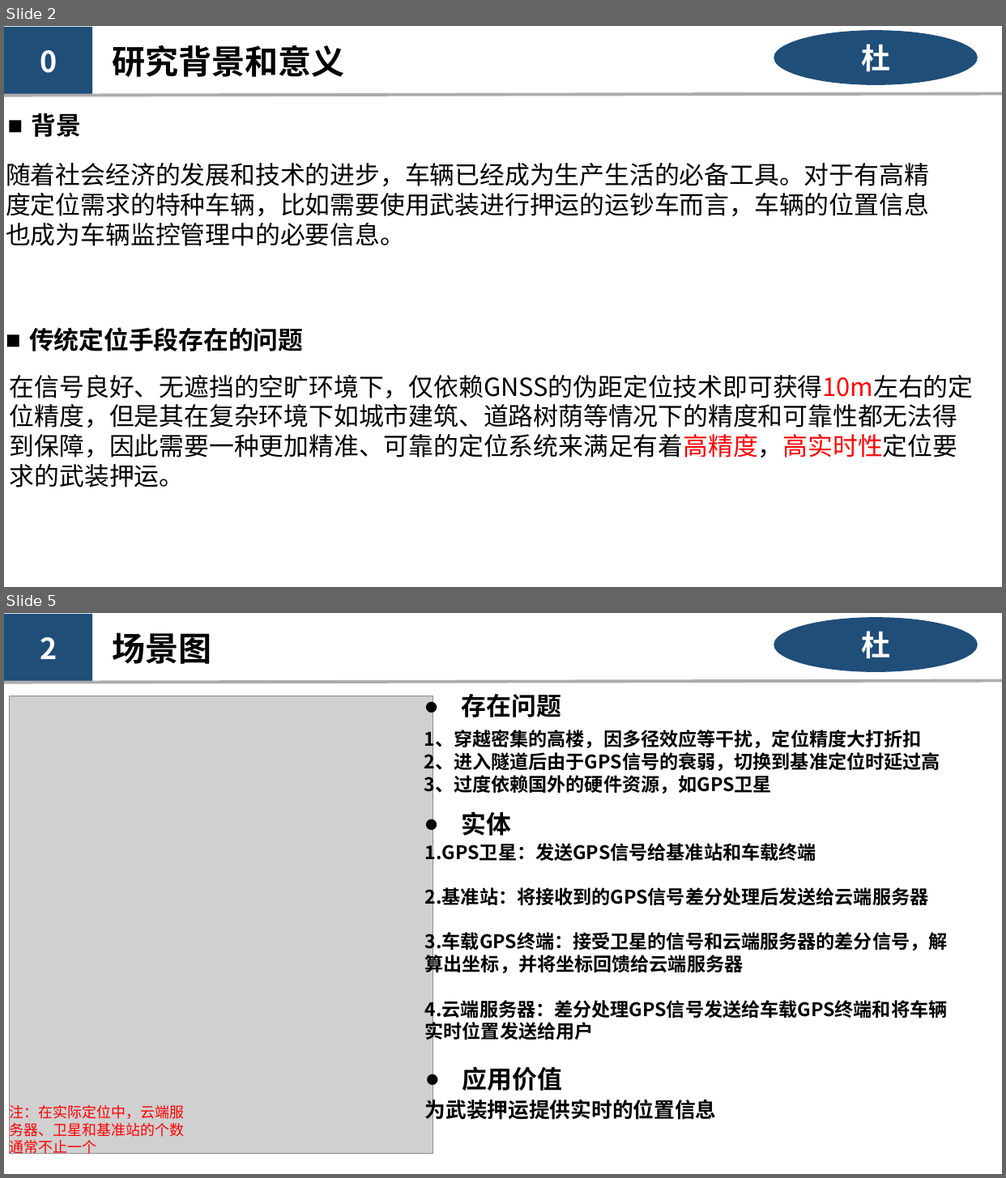
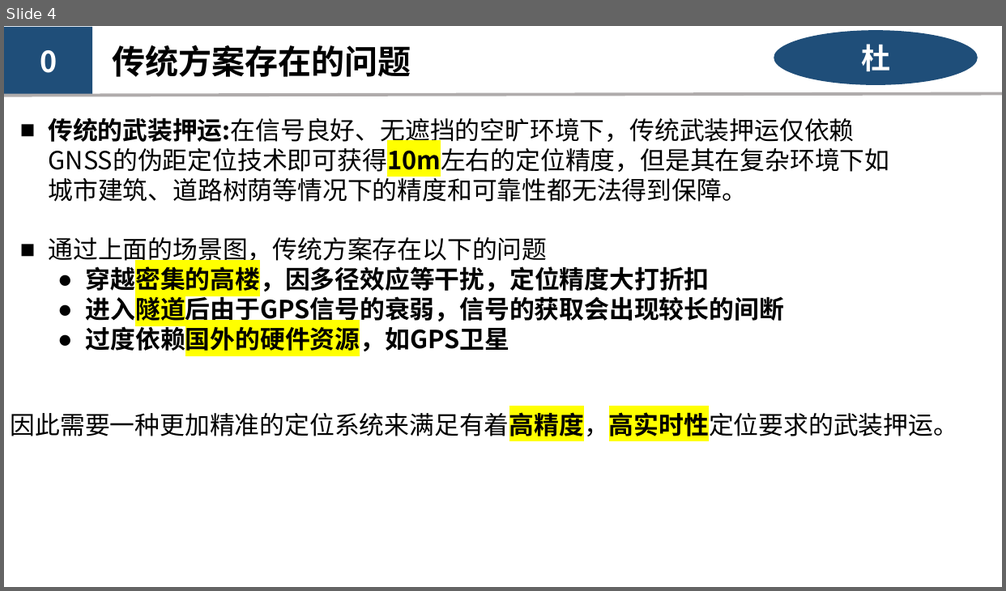
Before and after one commit to kashima19960/ppt-summary, a slide deck: du/RTK-Du.pptx. Shown one above the other, each under a label of ours: slides 2 and 5 before the commit, slide 4 after it; the slides between them are not shown. The pictures are 1006x1178 and 1006x591 pixels, drawn with LibreOffice and Linux fonts; fonts in the diff are those of the drawing; grey boxes stand for pictures. Boxes give left, top, right and bottom in pixels: in the first picture for what was removed or moved away, otherwise in the second. Text is boxed around its words. In the diff, an @@ line names an element or a change of style, - is before the commit and + after.

```diff
--- a/du/RTK-Du.pptx
+++ b/du/RTK-Du.pptx
@@ slide 5 removed at (4,613,1002,1174), background #FFFFFF @@
@@ rectangle removed at (4,614,92,682) @@
-2
@@ text removed at (112,632,211,664) @@
-场景图
@@ ellipse removed at (774,618,978,672) @@
-杜
@@ line removed from (4, 683) to (1002, 680) @@
@@ picture removed at (9,696,434,1154) @@
@@ text removed at (462,694,561,717) @@
-● 存在问题
@@ text removed at (424,727,940,795) @@
-1、穿越密集的高楼，因多径效应等干扰，定位精度大打折扣
-2、进入隧道后由于GPS信号的衰弱，切换到基准定位时延过高
-3、过度依赖国外的硬件资源，如GPS卫星
@@ text removed at (462,811,512,836) @@
-● 实体
@@ text removed at (425,840,948,1020) @@
-1.GPS卫星：发送GPS信号给基准站和车载终端
-2.基准站：将接收到的GPS信号差分处理后发送给云端服务器
-3.车载GPS终端：接受卫星的信号和云端服务器的差分信号，解算出坐标，并将坐标回馈给云端服务器
-4.云端服务器：差分处理GPS信号发送给车载GPS终端和将车辆实时位置发送给用户
@@ text removed at (462,1067,562,1091) @@
-● 应用价值
@@ text removed at (425,1096,717,1122) @@
-为武装押运提供实时的位置信息
@@ text removed at (10,1105,185,1157) @@
-注：在实际定位中，云端服务器、卫星和基准站的个数通常不止一个
@@ text removed at (65,1117,127,1154) @@
-技术基础
@@ what was slide 2 is now slide 4 @@
@@ slide 4 changed as well @@
@@ text at (112,45,411,77): text changed @@
-研究背景和意义
+传统方案存在的问题
@@ text removed at (32,113,82,137) @@
-■ 背景
@@ text added at (49,118,890,356), 24 pt, text #000000 @@
+■ 传统的武装押运:在信号良好、无遮挡的空旷环境下，传统武装押运仅依赖GNSS的伪距定位技术即可获得10m左右的定位精度，但是其在复杂环境下如城市建筑、道路树荫等情况下的精度和可靠性都无法得到保障。
+■ 通过上面的场景图，传统方案存在以下的问题
+  ● 穿越密集的高楼，因多径效应等干扰，定位精度大打折扣
+  ● 进入隧道后由于GPS信号的衰弱，信号的获取会出现较长的间断
+  ● 过度依赖国外的硬件资源，如GPS卫星
@@ text removed at (6,163,929,246) @@
-随着社会经济的发展和技术的进步，车辆已经成为生产生活的必备工具。对于有高精度定位需求的特种车辆，比如需要使用武装进行押运的运钞车而言，车辆的位置信息也成为车辆监控管理中的必要信息。
@@ text removed at (29,327,303,352) @@
-■ 传统定位手段存在的问题
@@ text at (10,409,958,442): text changed @@
-在信号良好、无遮挡的空旷环境下，仅依赖GNSS的伪距定位技术即可获得10m左右的定位精度，但是其在复杂环境下如城市建筑、道路树荫等情况下的精度和可靠性都无法得到保障，因此需要一种更加精准、可靠的定位系统来满足有着高精度，高实时性定位要求的武装押运。
+  因此需要一种更加精准的定位系统来满足有着高精度，高实时性定位要求的武装押运。
```
Also in this commit, not shown: 7 other slides changed, 8 slides added, 2 other slides removed, 2 other files.
